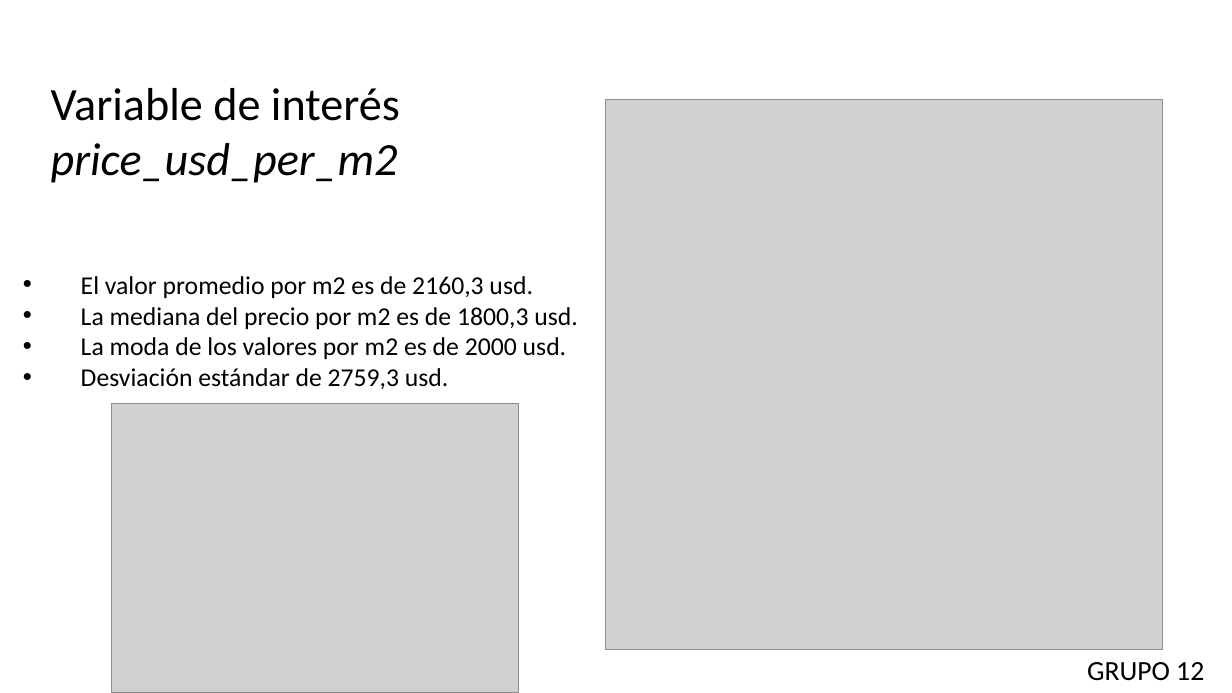
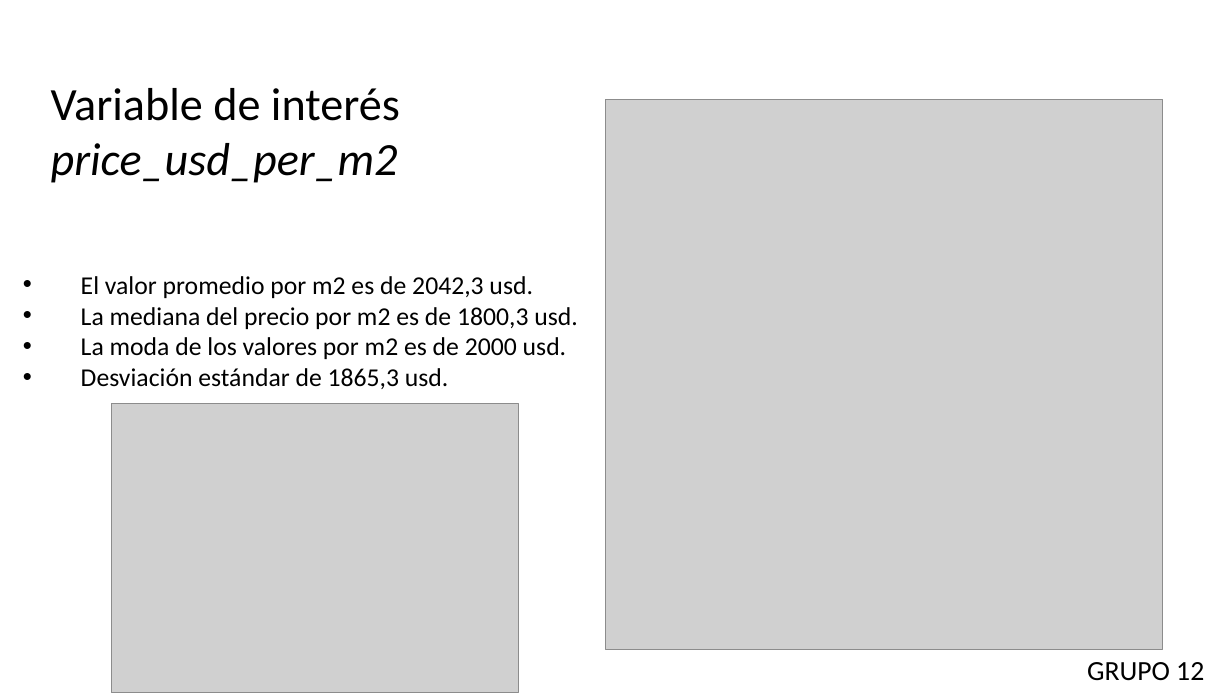
Before and after one commit to asasa293/limpieza_datos, a slide deck: slide 18 of TP1/TP1_GRUPO12.pptx. Drawn at 1232x693 pixels with LibreOffice and Linux fonts; fonts in the diff are those of the drawing; grey boxes stand for pictures. Boxes give left, top, right and bottom in pixels: in the first picture for what was removed or moved away, otherwise in the second. Text is boxed around its words. In the diff, an @@ line names an element or a change of style, - is before the commit and + after.

```diff
--- a/TP1/TP1_GRUPO12.pptx
+++ b/TP1/TP1_GRUPO12.pptx
@@ text at (x1=81, y1=276, x2=533, y2=298): text changed @@
-• El valor promedio por m2 es de 2160,3 usd.
+• El valor promedio por m2 es de 2042,3 usd.
@@ text at (x1=81, y1=368, x2=449, y2=389): text changed @@
-• Desviación estándar de 2759,3 usd.
+• Desviación estándar de 1865,3 usd.
```
Also in this commit, not shown: 1 other file.
